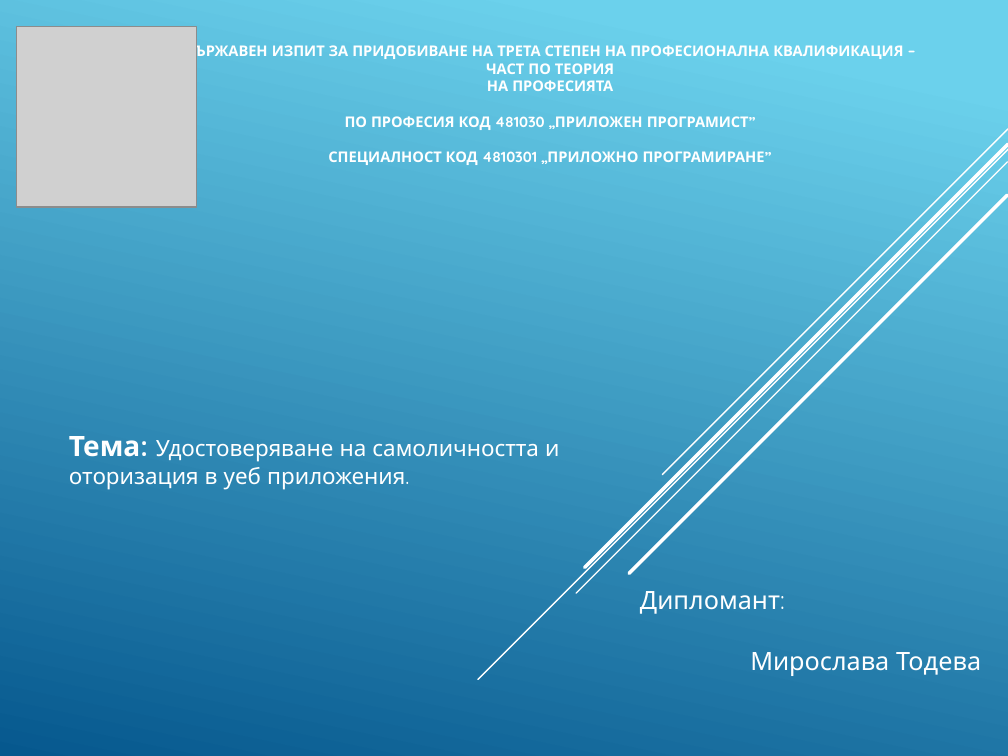
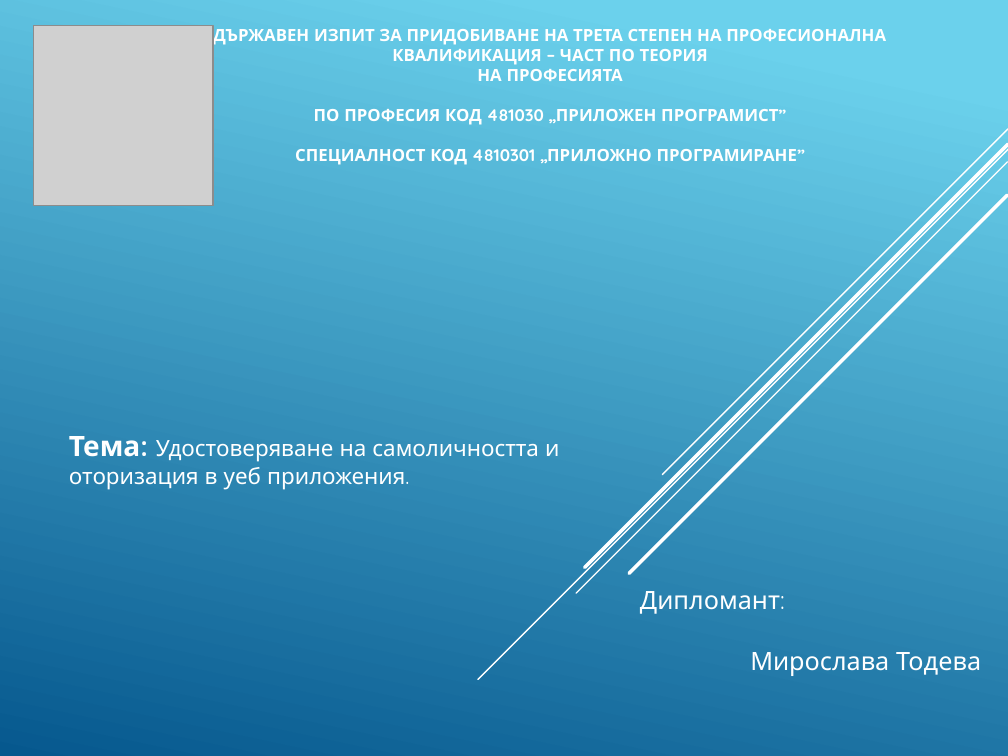
Before and after one commit to pgee-dzi2024/Theme_2501, a slide deck: slide 1 of dr/Защита.pptx. Drawn at 1008x756 pixels with LibreOffice and Linux fonts; fonts in the diff are those of the drawing; grey boxes stand for pictures. Boxes give left, top, right and bottom in pixels: in the first picture for what was removed or moved away, otherwise in the second. Text is boxed around its words. In the diff, an @@ line names an element or a change of style, - is before the commit and + after.

```diff
--- a/dr/Защита.pptx
+++ b/dr/Защита.pptx
@@ picture moved from (x1=17, y1=27, x2=197, y2=208) to (x1=33, y1=25, x2=213, y2=206) @@
@@ title "ДЪРЖАВЕН ИЗПИТ ЗА ПРИДОБИВАНЕ НА ..." at (x1=213, y1=25, x2=886, y2=165): size 10.5 to 12 pt @@
```
Also in this commit, not shown: 11 slides added, 3 other files.
